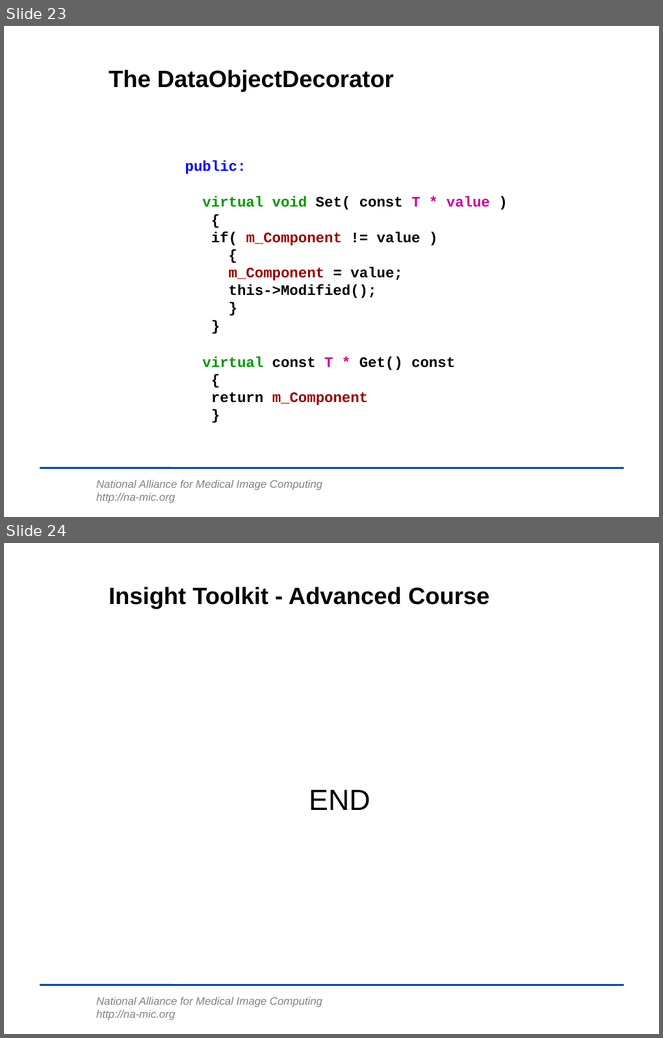
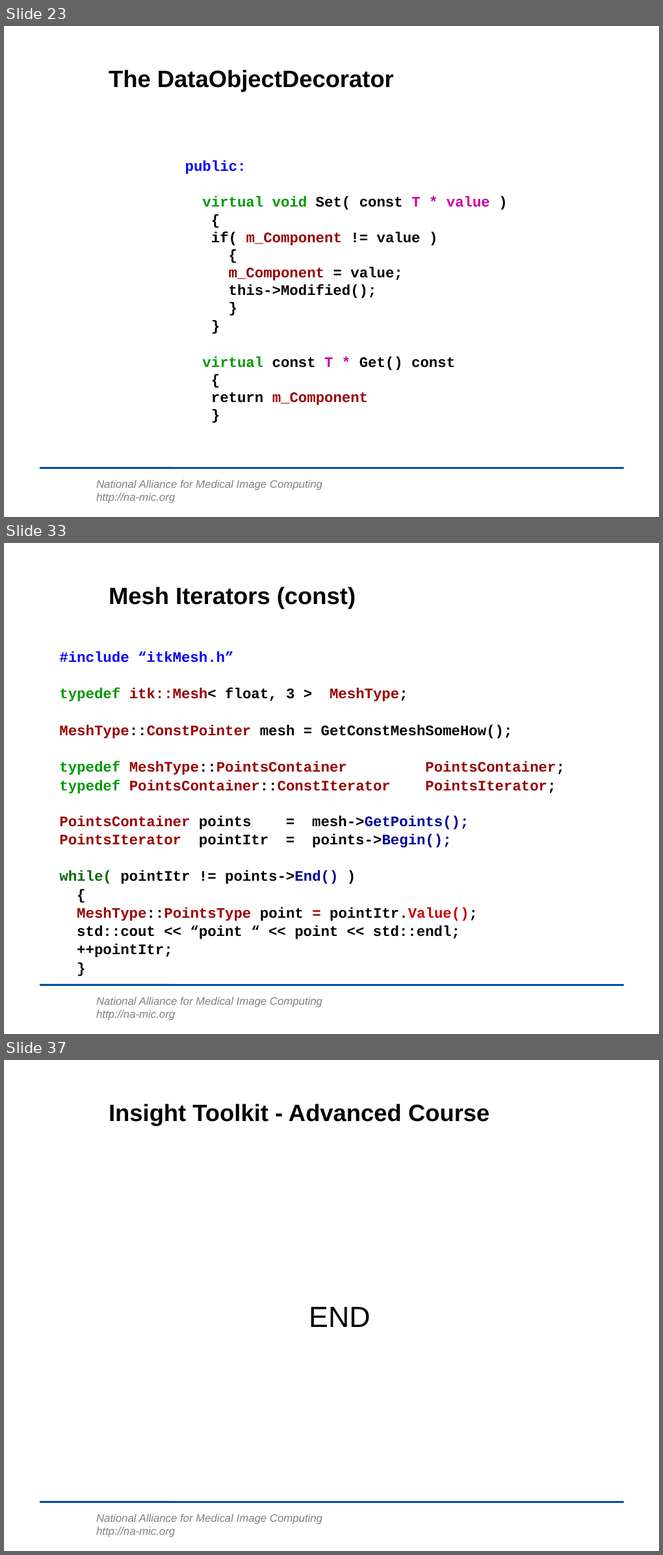
Before and after one commit to lheckemann/namic-sandbox, a slide deck: ITKAdvancedCourse/doc/presentations/Insight-DesignPatterns.ppt. Shown one above the other, each under a label of ours: slides 23 and 24 before the commit, slides 23, 33 and 37 after it; the slides between them are not shown. The pictures are 663x1038 and 663x1555 pixels, drawn with LibreOffice and Linux fonts; fonts in the diff are those of the drawing; background and template pictures are left out. Boxes give left, top, right and bottom in pixels: in the first picture for what was removed or moved away, otherwise in the second. Text is boxed around its words. In the diff, an @@ line names an element or a change of style, - is before the commit and + after.

Commit message:
ENH: Iterators added. Starting to add ImageAdaptors.

```diff
--- a/ITKAdvancedCourse/doc/presentations/Insight-DesignPatterns.ppt
+++ b/ITKAdvancedCourse/doc/presentations/Insight-DesignPatterns.ppt
@@ slide 33 added at [4,543,659,1034], background #FFFFFF; not listed: 2 template elements that a slide beside it also shows @@
@@ title added at [109,587,356,609], 26 pt, text #000000, bold @@
+Mesh Iterators (const)
@@ text added at [59,652,513,958], 16 pt, text #990000, bold @@
+#include “itkMesh.h”
+typedef itk::Mesh< float, 3 > MeshType;
+MeshType::ConstPointer mesh = GetConstMeshSomeHow();
+typedef MeshType::PointsContainer PointsContainer;
+typedef PointsContainer::ConstIterator PointsIterator;
+PointsContainer points = mesh->GetPoints();
+PointsIterator pointItr = points->Begin();
+while( pointItr != points->End() )
+{
+MeshType::PointsType point = pointItr.Value();
+std::cout << “point “ << point << std::endl;
+++pointItr;
+}
@@ what was slide 24 is now slide 37 @@
```
Also in this commit, not shown: 12 other slides added.
